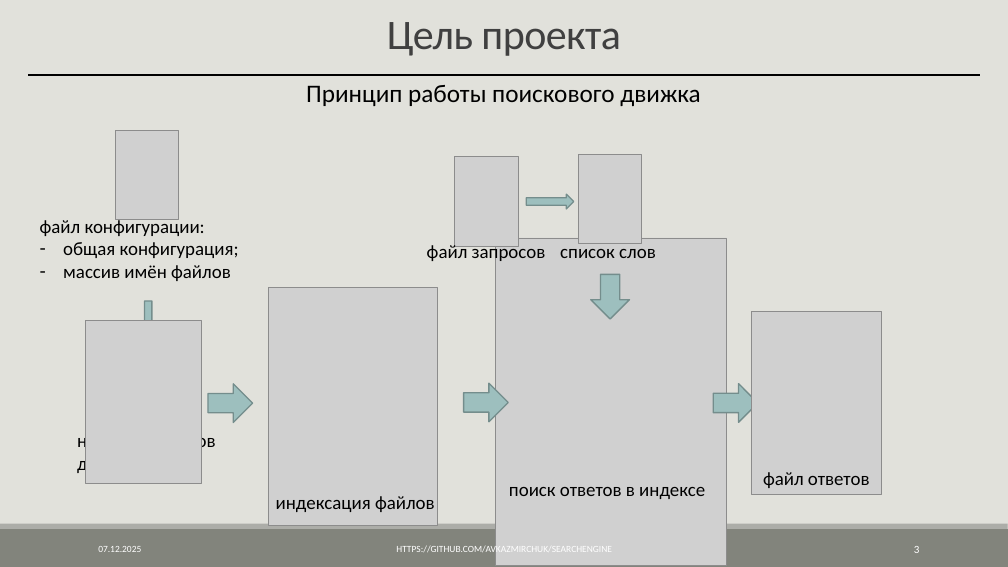
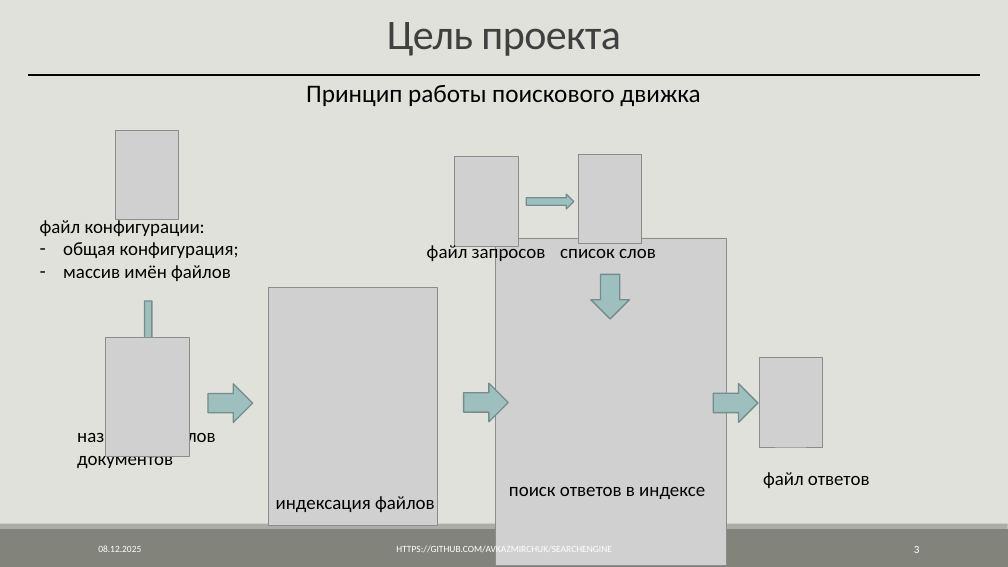
Before and after one commit to AVKazmirchuk/SearchEngine, a slide deck: slide 3 of presentation/защита.pptx. Drawn at 1008x567 pixels with LibreOffice and Linux fonts; fonts in the diff are those of the drawing; grey boxes stand for pictures. Boxes give left, top, right and bottom in pixels: in the first picture for what was removed or moved away, otherwise in the second. Text is boxed around its words. In the diff, an @@ line names an element or a change of style, - is before the commit and + after.

```diff
--- a/presentation/защита.pptx
+++ b/presentation/защита.pptx
@@ picture: place and size @@
-picture at bbox=[85, 321, 201, 485]
+picture at bbox=[105, 337, 189, 456]
@@ picture: place and size @@
-picture at bbox=[752, 312, 882, 495]
+picture at bbox=[759, 358, 823, 447]
@@ text "названия файлов документов": place and size @@
-text "названия файлов документов" at bbox=[77, 431, 216, 475]
+text "названия файлов документов" at bbox=[77, 427, 216, 468]
```
Also in this commit, not shown: 25 other slides changed, 6 other files.
